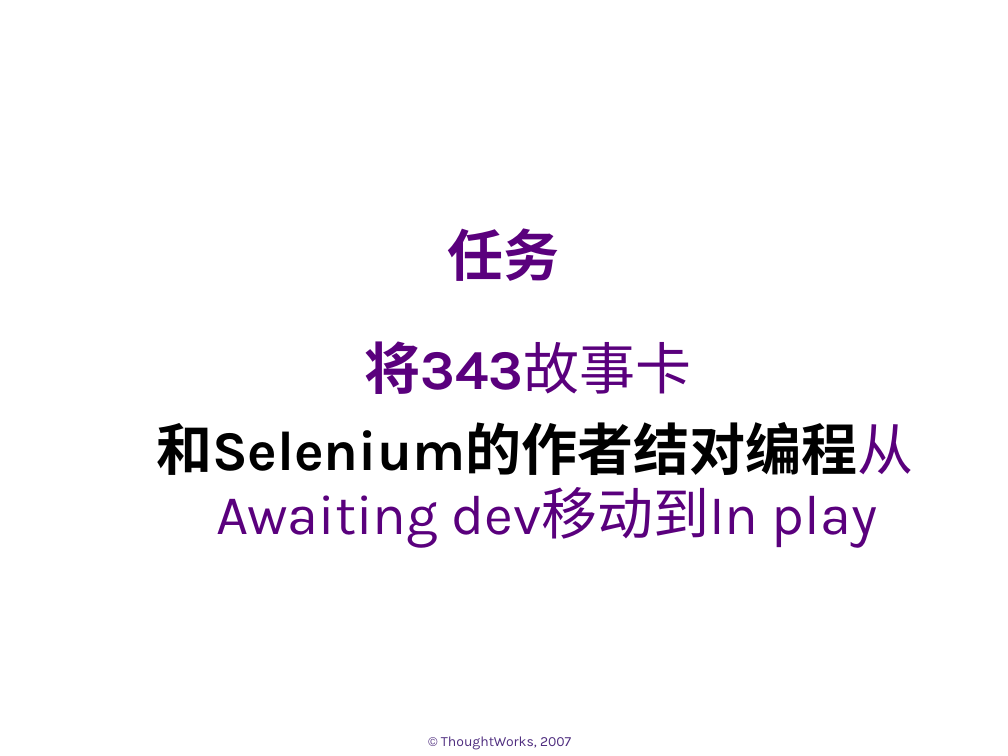
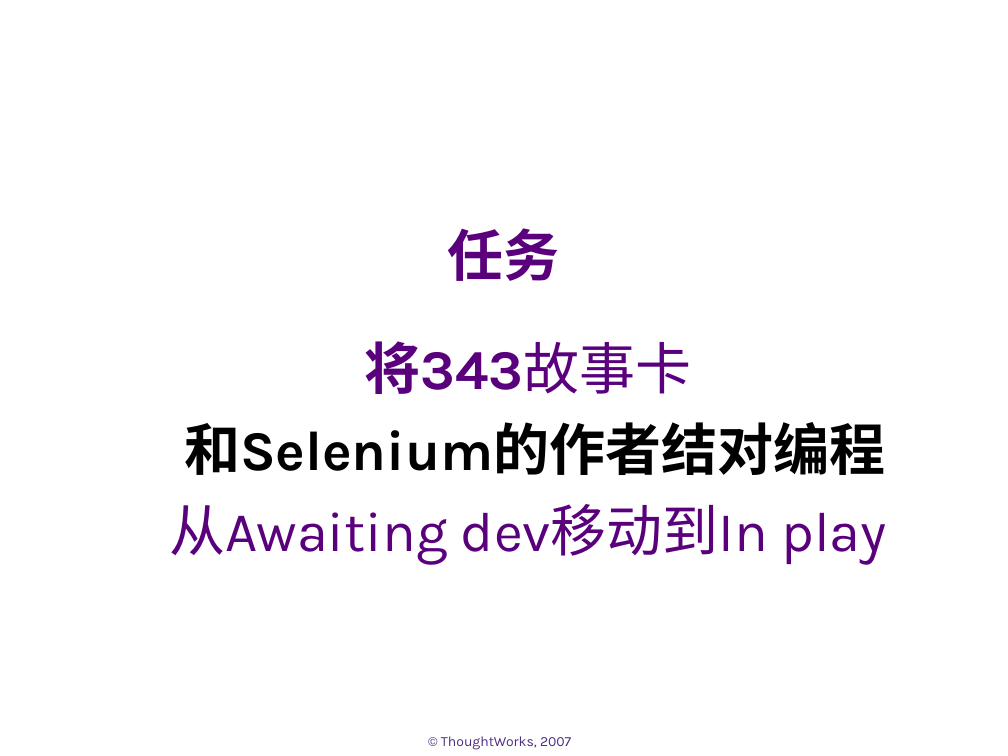
Before and after one commit to whimet/agilechina, a slide deck: slide 13 of docs/demo.ppt. Drawn at 1008x756 pixels with LibreOffice and Linux fonts; fonts in the diff are those of the drawing; background and template pictures are left out. Boxes give left, top, right and bottom in pixels: in the first picture for what was removed or moved away, otherwise in the second. Text is boxed around its words. In the diff, an @@ line names an element or a change of style, - is before the commit and + after.

```diff
--- a/docs/demo.ppt
+++ b/docs/demo.ppt
@@ text at [170, 422, 886, 565]: text changed @@
-和Selenium的作者结对编程从Awaiting dev移动到In play
+和Selenium的作者结对编程
+从Awaiting dev移动到In play
```
Also in this commit, not shown: 1 slide added, 1 slide removed.
